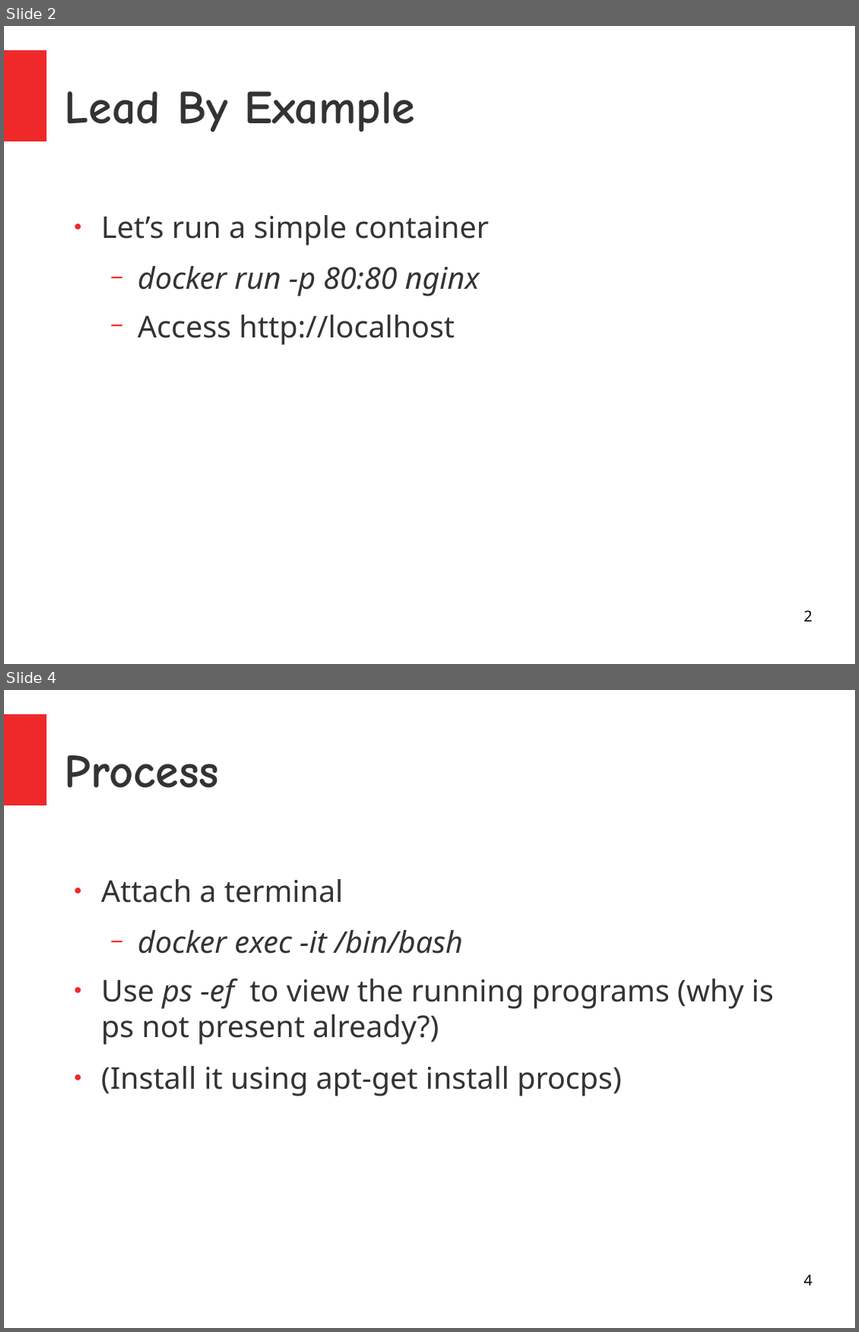
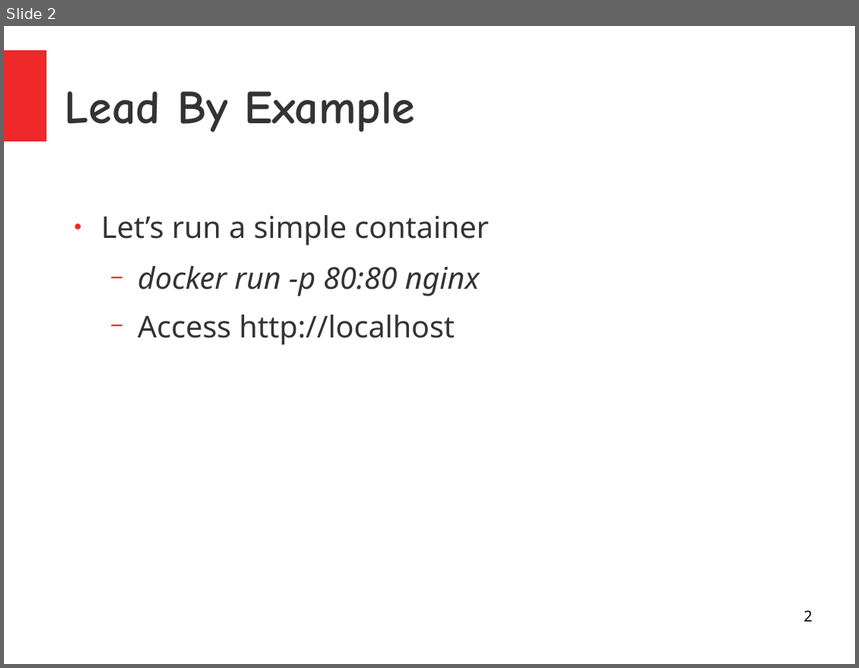
Before and after one commit to kislaykishore/microservices, a slide deck: Containers.odp. Shown one above the other, each under a label of ours: slides 2 and 4 before the commit, slide 2 after it; the slides between them are not shown. The pictures are 859x1332 and 859x668 pixels, drawn with LibreOffice and Linux fonts; fonts in the diff are those of the drawing. Boxes give left, top, right and bottom in pixels: in the first picture for what was removed or moved away, otherwise in the second. Text is boxed around its words. In the diff, an @@ line names an element or a change of style, - is before the commit and + after.

```diff
--- a/Containers.odp
+++ b/Containers.odp
@@ slide 4 removed at (x1=4, y1=690, x2=855, y2=1328), background #FFFFFF; not listed: 1 template element that a slide beside it also shows @@
@@ title removed at (x1=65, y1=755, x2=219, y2=788) @@
-Process
@@ text removed at (x1=101, y1=879, x2=774, y2=1097) @@
-● Attach a terminal
-  − docker exec -it /bin/bash
-● Use ps -ef to view the running programs (why is ps not present already?)
-● (Install it using apt-get install procps)
@@ page number removed at (x1=804, y1=1274, x2=813, y2=1286) @@
-4
```
Also in this commit, not shown: 6 slides changed, 5 slides added.
